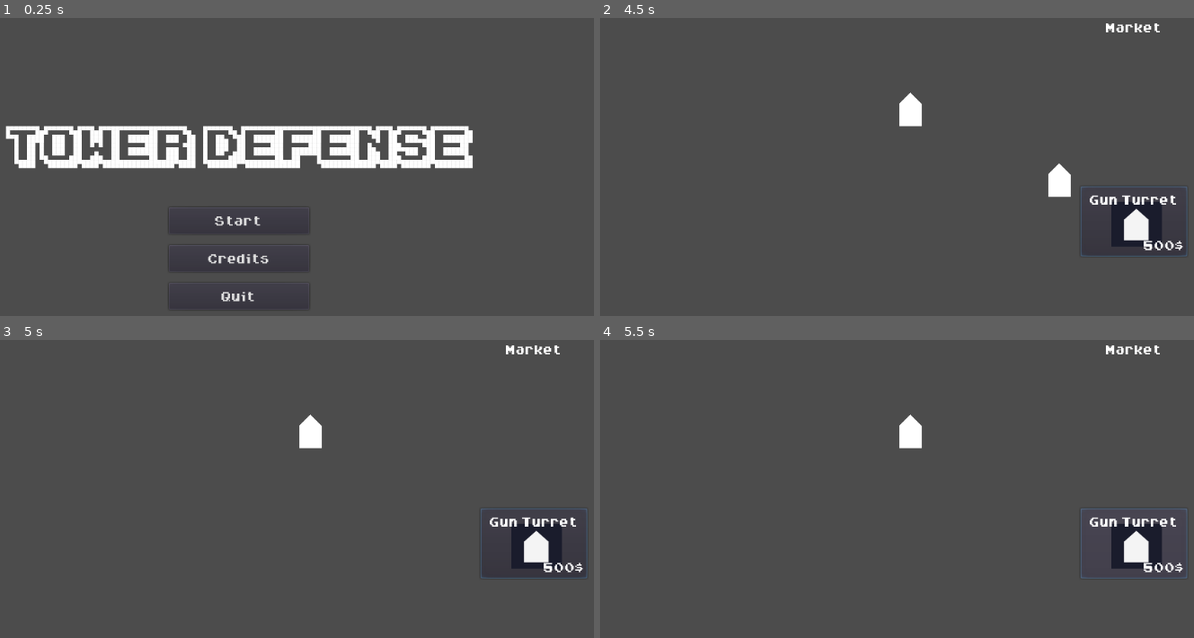
Above: before the commit, frames 1-4 (two rows, left to right).
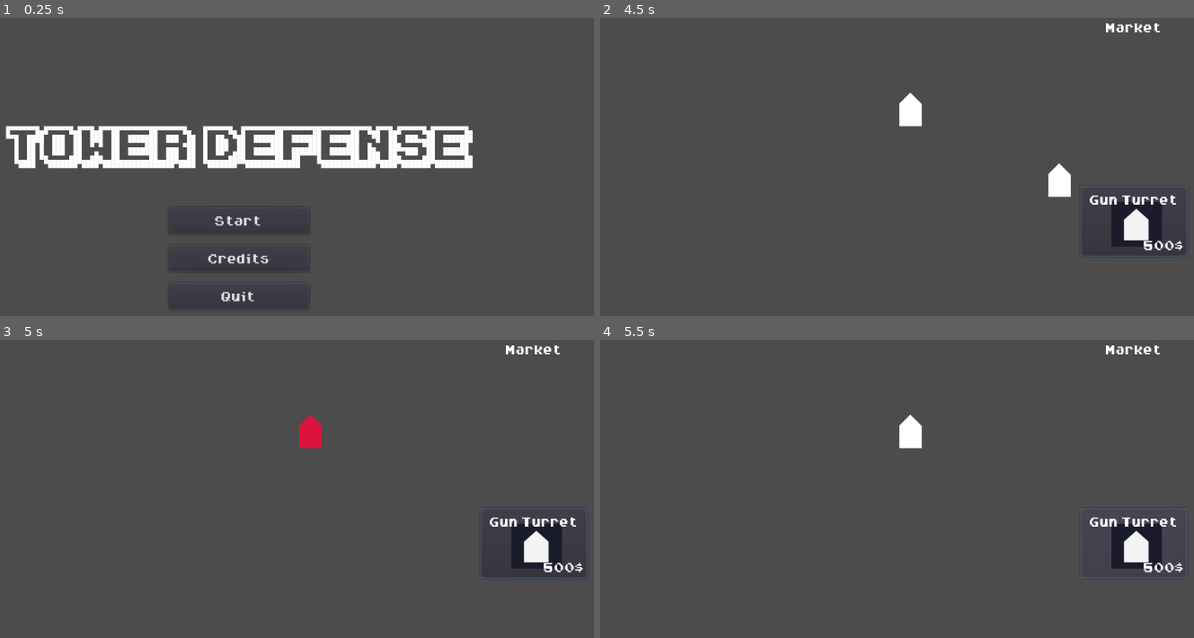
Above: after the commit, the same moments.

Repository: Godot-Wild-Jam-22-Team/TowerDefense
Game: Godot game, scene res://GUI/StartScreen.tscn
Two runs of this game, one before a commit and one after it. Both use one fixed random seed, a clock stepped at 60 frames per second and the inputs below.
Inputs (mouse positions are in pixels of both pictures, inside the frame that each line leads up to):
- Up to frame 1 (0.25 s): no input
- Up to frame 2 (4.5 s): click "Start" at 0.5 s; click "Gun Turret" at 1.25 s; click "Gun Turret" at 2 s; click "Gun Turret" at 2.75 s; tap Enter at 3.5 s; drag from (1134, 220) to (908, 116) at 3.52 s; tap Space at 4.25 s; drag from (1134, 220) to (908, 116) at 4.27 s
- Up to frame 3 (5 s): no input
- Up to frame 4 (5.5 s): move the mouse to (1134, 542) at 5.02 s; hold Right mouse button (secondary_click) from 5.03 s (still down); click (1134, 542) at 5.3 s

Frames 1-2 are identical in both runs. In frame 3, 0.4% of the frame differs, in the area x 50-55%, y 25-37%; in frame 4, nothing differs.

Commit message:
Added check to prevent drop
In case of collision, disable drop and flash color. Predisposed for purchase cancel and adjust position in tile map.

Diff:
--- a/GWJ22/Defenses/DraggableObject.gd
+++ b/GWJ22/Defenses/DraggableObject.gd
@@ -1,9 +1,14 @@
 extends Area2D
 class_name DraggableObject
 
-signal grabbed_object
+signal dropped(object)
+
+var start_position := Vector2.ZERO #used in case of cancel purchase animation
 
 var grabbed := false setget set_grabbed
+var droppable := true setget set_droppable
+
+var flashing_colors := [Color.white, Color.crimson]
 
 var price := 500.0
 
@@ -17,13 +22,11 @@
 func _input_event(_viewport: Object, event: InputEvent, _shape_idx: int) -> void:
 	if event.is_action_pressed("main_click"):
 		self.grabbed = true
-#	elif event.is_action_released("main_click"):
-#		self.grabbed = false
 	elif event.is_action_pressed("secondary_click"):
 		rotation_degrees += 90
 
 func _process(_delta: float) -> void:
-	if Input.is_action_just_released("main_click"):
+	if Input.is_action_just_released("main_click") and droppable:
 		self.grabbed = false
 	if grabbed:
 		global_position = get_global_mouse_position()
@@ -31,7 +34,52 @@
 func set_grabbed(value: bool) -> void:
 	grabbed = value
 	if grabbed:
-		print("Grabbing")
-		emit_signal("grabbed_object")
+		raise()
 	else:
-		print("Dropping")
+		$DropSound.play()
+		emit_signal("dropped", self)
+
+func adjust_position(end_position: Vector2) -> void:
+	# used to center in tile with pixel precision
+	pass
+
+func cancel_purchase() -> void:
+	$ErrorSound.play()
+
+	# when there are no enough money animate to report not buyable
+	pass
+
+# Manage collisions while dragging
+
+func _on_DraggableObject_area_entered(area: Area2D) -> void:
+	self.droppable = false
+
+func _on_DraggableObject_area_exited(area: Area2D) -> void:
+	self.droppable = true
+
+func set_droppable(value: bool) -> void:
+	droppable = value
+	if not grabbed:
+		return
+	if droppable:
+		$Tween.stop_all()
+		$Placeholder.modulate = Color.white
+		$Sprite.modulate = Color.white
+	else:
+		_start_tween()
+
+func _start_tween():
+	$Tween.interpolate_property(
+		$Placeholder, #$Sprite,
+		"modulate",
+		flashing_colors[0],
+		flashing_colors[1],
+		0.3,
+		Tween.TRANS_QUAD,
+		Tween.EASE_IN_OUT)
+	$Tween.start()
+
+func _on_Tween_tween_completed(object: Object, key: NodePath) -> void:
+	if key == ":modulate":
+		flashing_colors.invert()
+		_start_tween()
--- a/GWJ22/Defenses/DraggableObject.tscn
+++ b/GWJ22/Defenses/DraggableObject.tscn
@@ -12,3 +12,12 @@
 polygon = PoolVector2Array( -16, 16, 16, 16, 16, -16, 0, -32, -16, -16 )
 
 [node name="Sprite" type="Sprite" parent="."]
+
+[node name="Tween" type="Tween" parent="."]
+
+[node name="DropSound" type="AudioStreamPlayer2D" parent="."]
+
+[node name="ErrorSound" type="AudioStreamPlayer2D" parent="."]
+[connection signal="area_entered" from="." to="." method="_on_DraggableObject_area_entered"]
+[connection signal="area_exited" from="." to="." method="_on_DraggableObject_area_exited"]
+[connection signal="tween_completed" from="Tween" to="." method="_on_Tween_tween_completed"]
